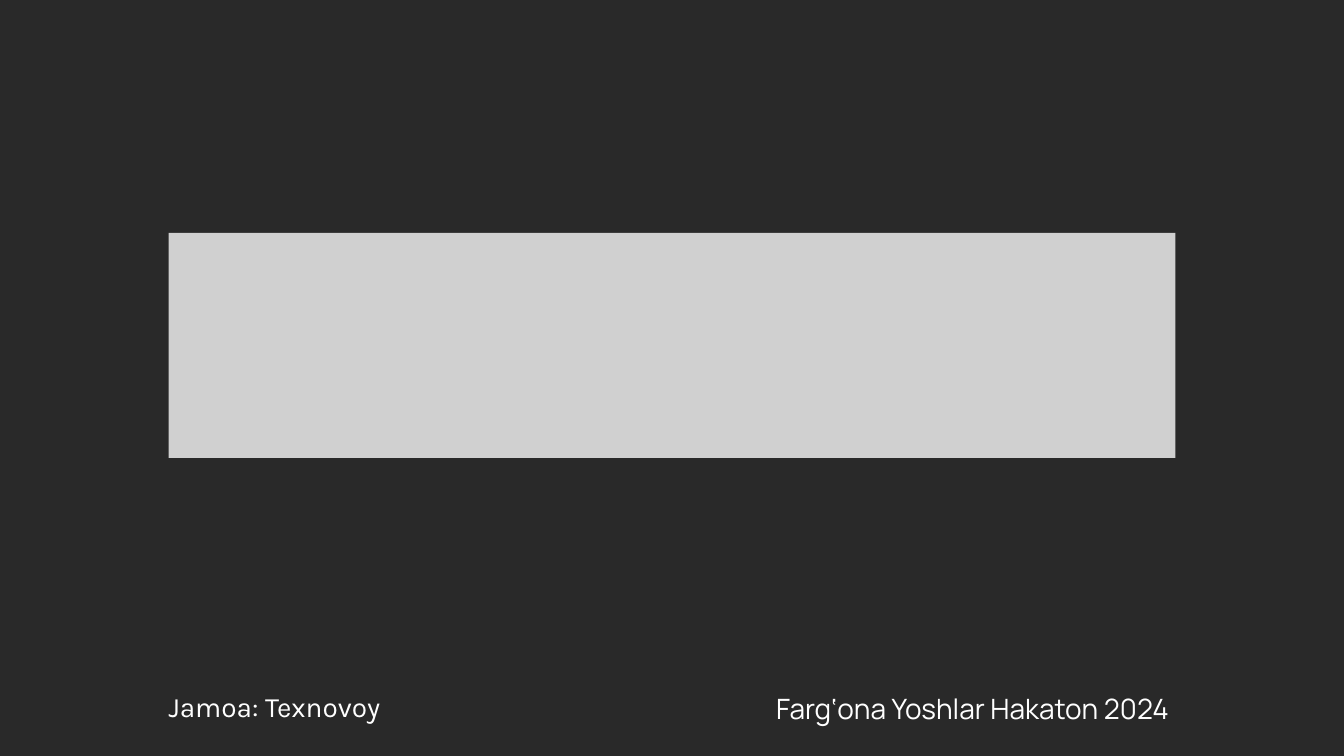
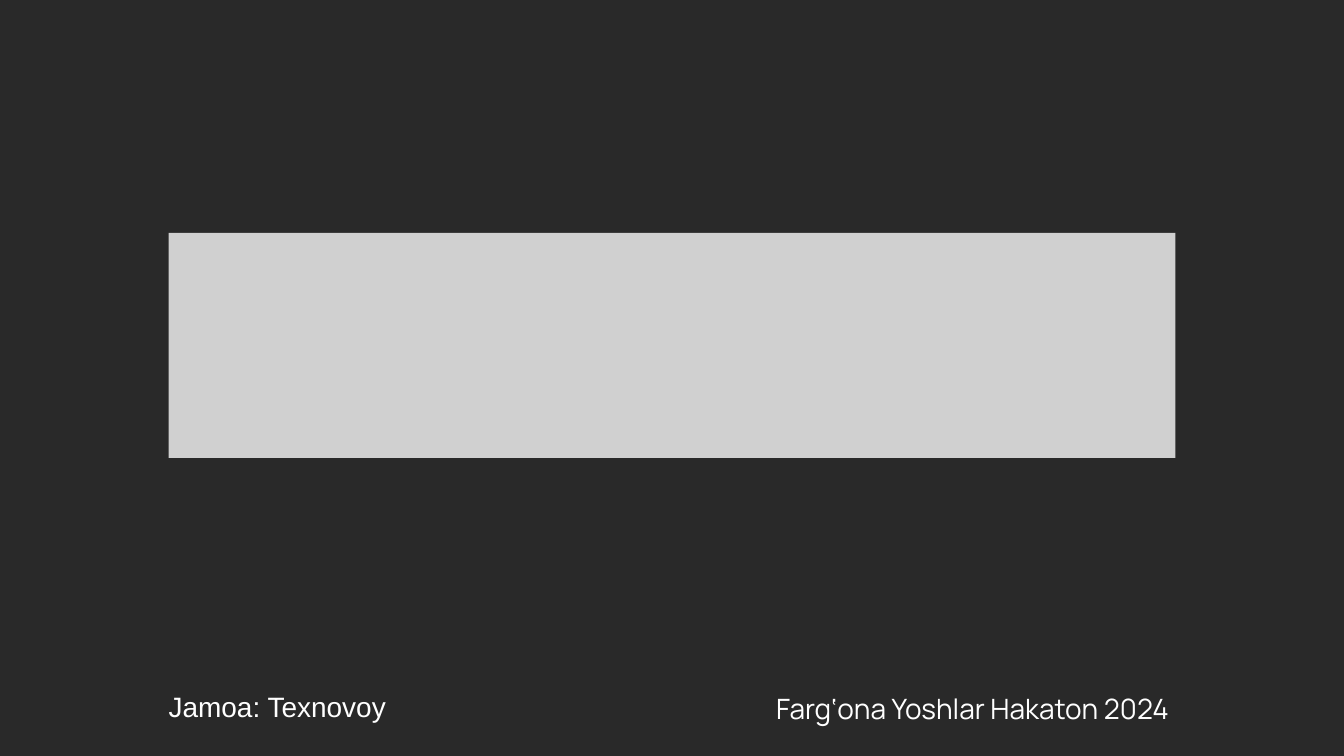
Before and after one commit to Texnovoy2024/nework, a slide deck: slide 1 of Hacaton 2024/Nework.pptx. Drawn at 1344x756 pixels with LibreOffice and Linux fonts; fonts in the diff are those of the drawing; grey boxes stand for pictures. Boxes give left, top, right and bottom in pixels: in the first picture for what was removed or moved away, otherwise in the second. Text is boxed around its words. In the diff, an @@ line names an element or a change of style, - is before the commit and + after.

```diff
--- a/Hacaton 2024/Nework.pptx
+++ b/Hacaton 2024/Nework.pptx
@@ text "Jamoa: Texnovoy" at bbox=[169, 697, 386, 723]: font Karla to Arial @@
```
Also in this commit, not shown: 3 other slides changed, 4 slides added.
